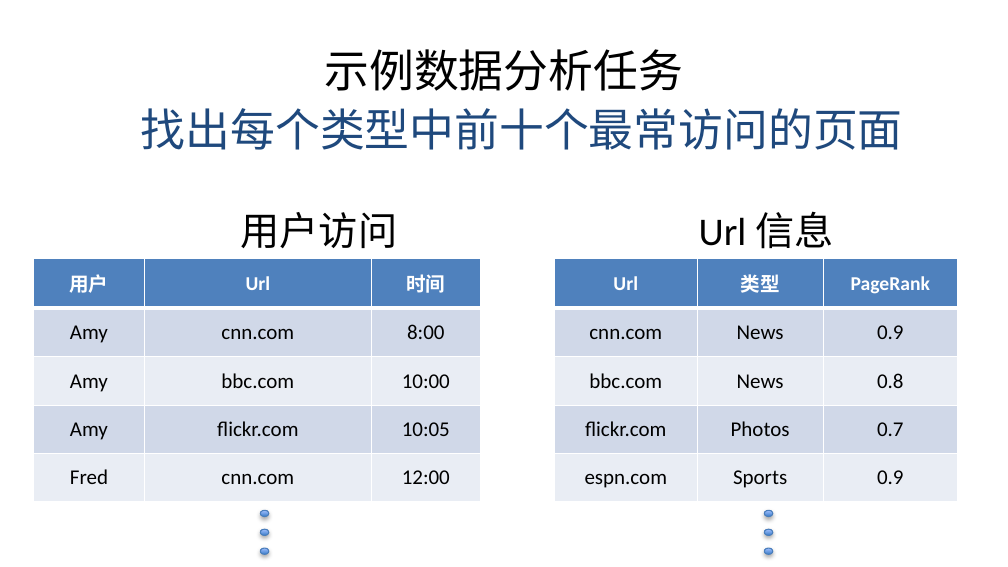
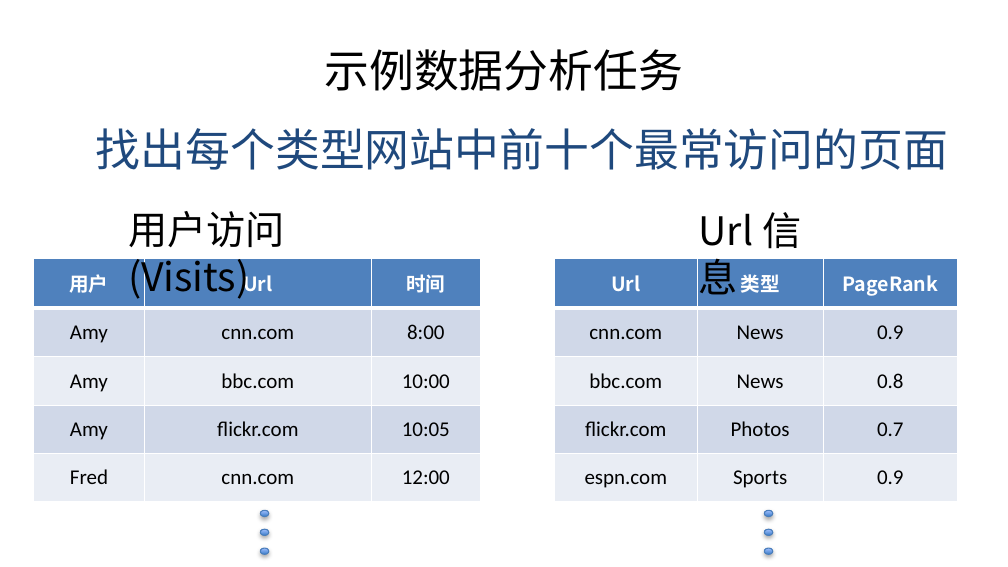
Before and after one commit to alxsoares/Foundations-of-Big-Data-System, a slide deck: slide 59 of Architecture/大数据的处理框架.pptx (slide 60 before the commit). Drawn at 1008x567 pixels with LibreOffice and Linux fonts; fonts in the diff are those of the drawing; background and template pictures are left out. Boxes give left, top, right and bottom in pixels: in the first picture for what was removed or moved away, otherwise in the second. Text is boxed around its words. In the diff, an @@ line names an element or a change of style, - is before the commit and + after.

```diff
--- a/Architecture/大数据的处理框架.pptx
+++ b/Architecture/大数据的处理框架.pptx
@@ title "示例数据分析任务" at [325, 49, 684, 91]: font Calibri to Noto Sans CJK SC @@
@@ text at [96, 128, 948, 170]: text changed; font Calibri to Noto Sans CJK SC @@
-找出每个类型中前十个最常访问的页面
+找出每个类型网站中前十个最常访问的页面
@@ text "Url 信息" at [699, 212, 801, 295]: font Calibri to Noto Sans CJK SC @@
@@ text at [128, 211, 285, 302]: text changed; font Calibri to Noto Sans CJK SC @@
-用户访问
+用户访问 (Visits)
@@ table at [33, 258, 480, 502] @@
@@ font Calibri to Noto Sans CJK SC in "用户", "Url", "时间" @@
@@ table at [554, 258, 958, 502] @@
@@ font Calibri to Noto Sans CJK SC in "Url", "类型", "PageRank" @@
```
Also in this commit, not shown: 59 other slides changed, 3 slides added, 2 slides removed.
